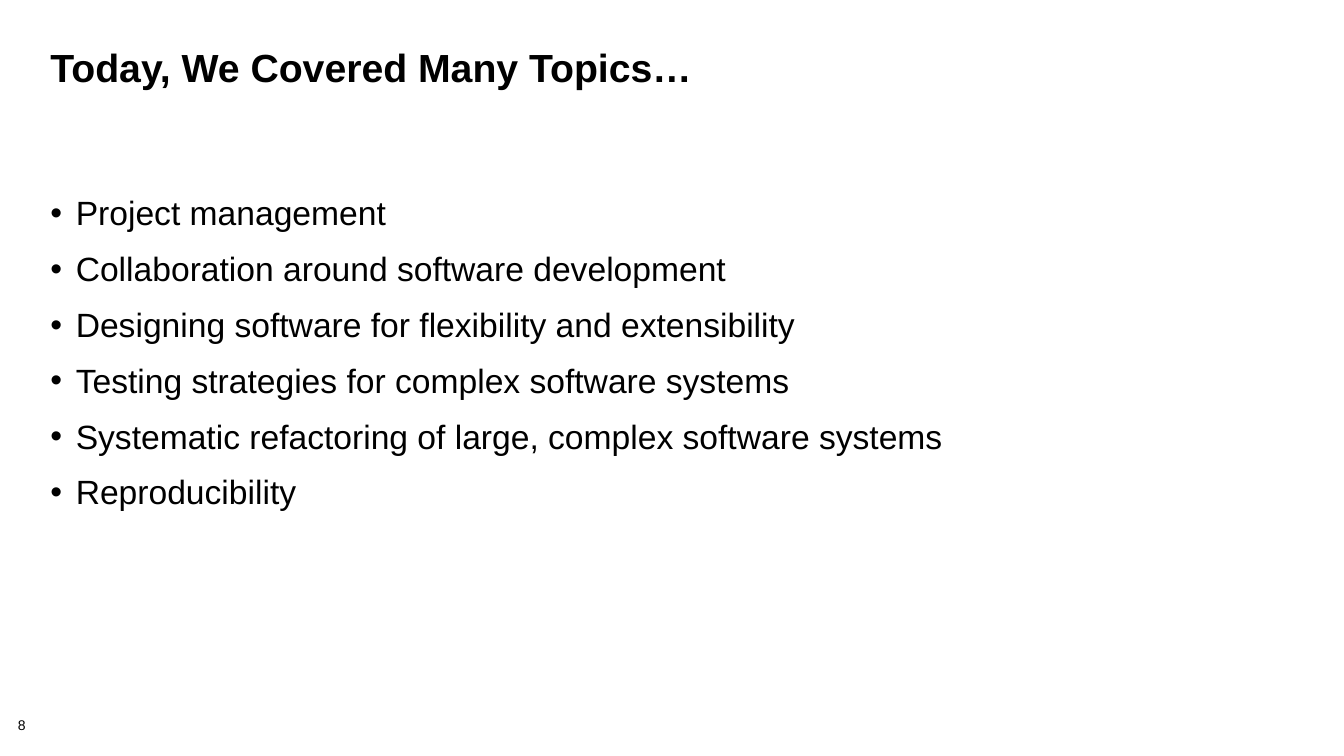
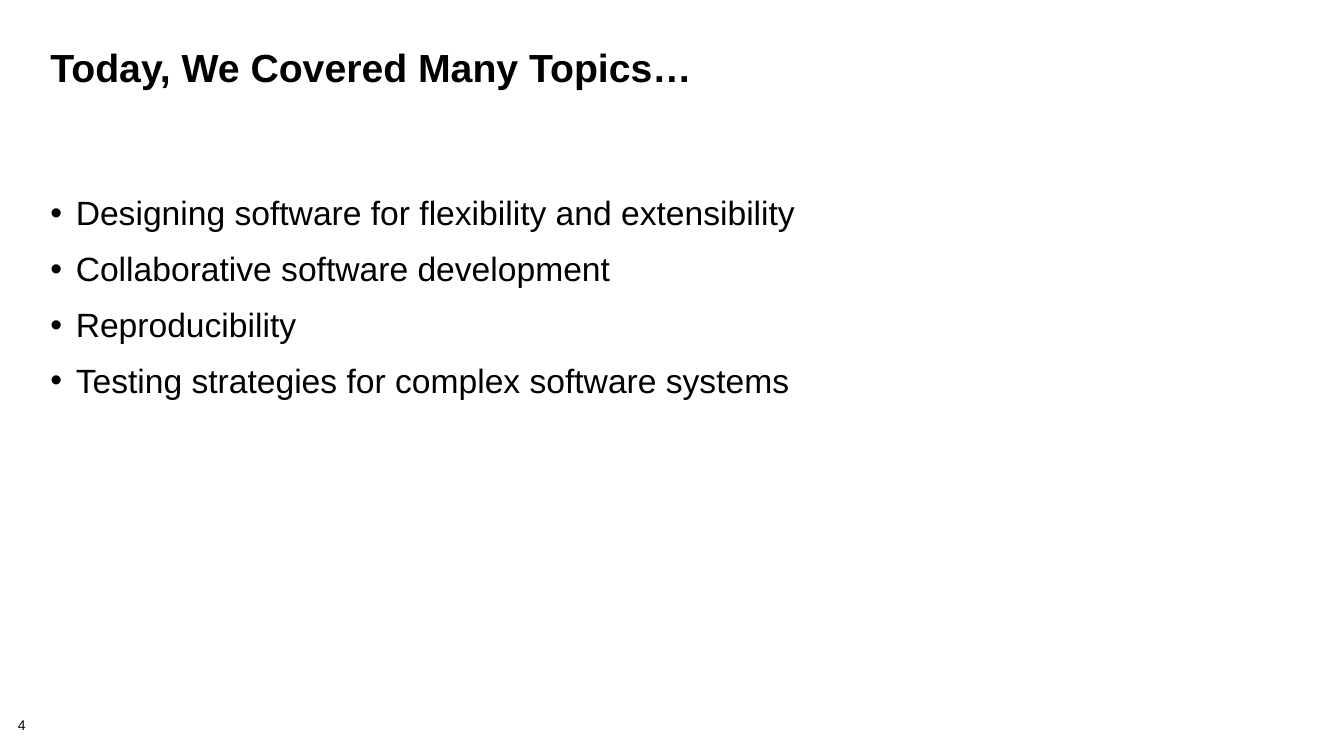
Before and after one commit to bssw-tutorial/presentations, a slide deck: slide 4 of summary.pptx (slide 8 before the commit). Drawn at 1344x756 pixels with LibreOffice and Linux fonts; fonts in the diff are those of the drawing; background and template pictures are left out. Boxes give left, top, right and bottom in pixels: in the first picture for what was removed or moved away, otherwise in the second. Text is boxed around its words. In the diff, an @@ line names an element or a change of style, - is before the commit and + after.

```diff
--- a/summary.pptx
+++ b/summary.pptx
@@ text at <box>76,200,725,288</box>: paragraphs removed @@
-• Project management
-• Collaboration around software development
@@ text at <box>76,256,610,344</box>: paragraphs added @@
+• Collaborative software development
+• Reproducibility
@@ text at <box>76,424,942,511</box>: paragraphs removed @@
-• Systematic refactoring of large, complex software systems
-• Reproducibility
@@ page number at <box>18,720,26,730</box>: text changed @@
-8
+4
```
Also in this commit, not shown: 3 other slides changed, 4 slides removed.
